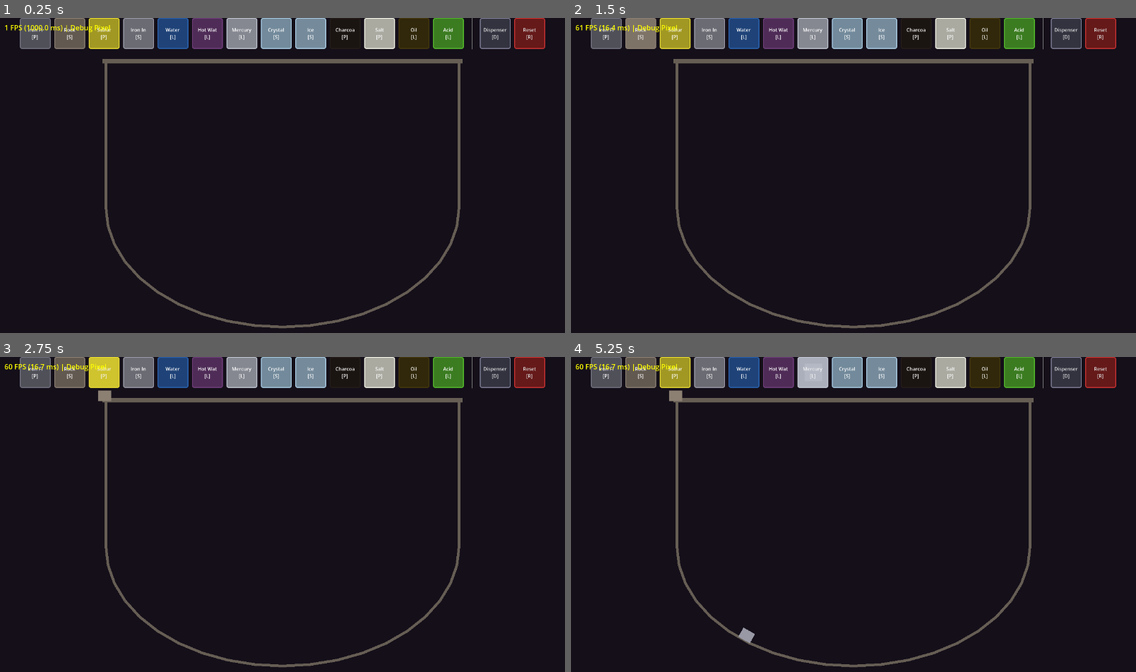
Above: before the commit, frames 1-4 (two rows, left to right).
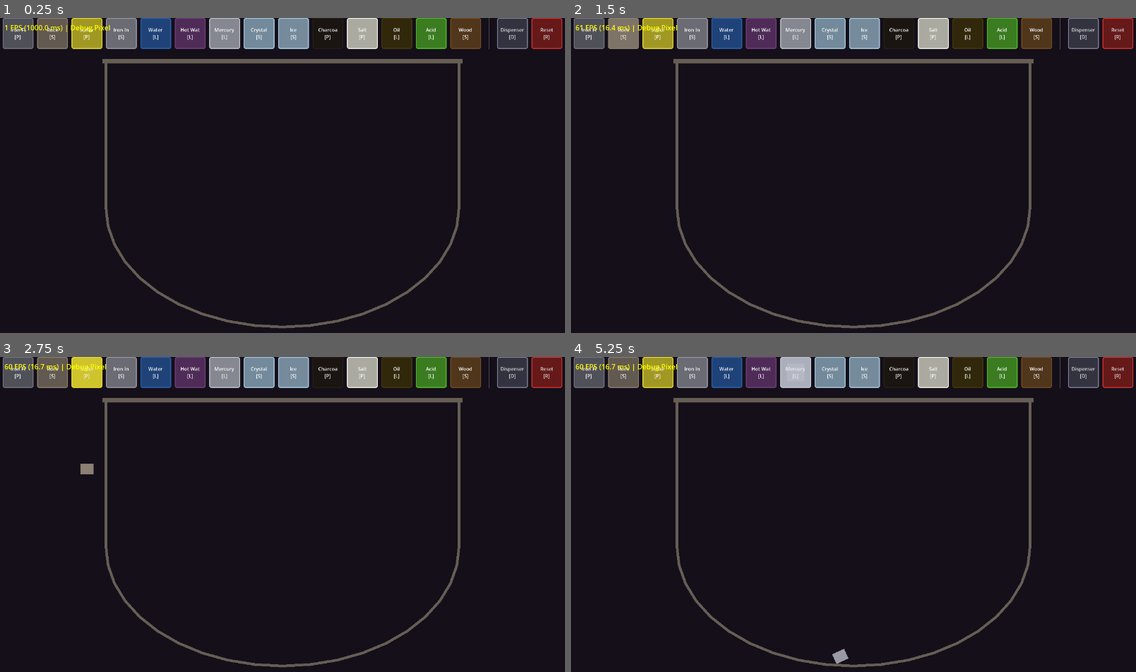
Above: after the commit, the same moments.

Repository: zholobov/alchemy-proto
Game: Godot game, scene res://src/main.tscn
The game is run twice, just before and just after one commit, with the same random seed, the same clock (stepped at 60 frames per second) and the same inputs.
Inputs:
- Up to frame 1 (0.25 s): no input
- Up to frame 2 (1.5 s): click "Iron Fi [P]" at 0.5 s; click "Rock [S]" at 1.25 s
- Up to frame 3 (2.75 s): click "Sulfur [P]" at 2 s
- Up to frame 4 (5.25 s): click "Iron In [S]" at 2.75 s; click "Water [L]" at 3.5 s; click "Hot Wat [L]" at 4.25 s; click "Mercury [L]" at 5 s

The runs differ from the first frame. In frame 1, 6.0% of the frame differs, in the area x 0-100%, y 0-11%; in frame 2, 6.2%; in frame 3, 6.1%; in frame 4, 6.4%, in the area x 0-100%, y 0-98%.
Error in both runs: Cannot call method 'buffer_update' on a null value. (res://src/simulation/particle_fluid_solver.gd:401)

Commit message:
feat(substance): add Wood substance with polygon shape
Irregular pentagon shape, flammable solid (density 0.65, flash_point 200).
Bump gpu_simulation MAX_SUBSTANCES from 16 to 32 to accommodate the 16th
substance — old limit caused out-of-bounds on the substance table SSBO.

Co-Authored-By: Claude Opus 4.6 (1M context) <noreply@anthropic.com>

Diff:
--- /dev/null
+++ b/data/substances/wood.tres
@@ -0,0 +1,31 @@
+[gd_resource type="Resource" script_class="SubstanceDef" load_steps=2 format=3]
+
+[ext_resource type="Script" path="res://src/substance/substance_def.gd" id="1"]
+
+[resource]
+script = ExtResource("1")
+substance_name = "Wood"
+phase = 0
+density = 0.65
+viscosity = 1.0
+flip_ratio = 0.95
+polygon = PackedVector2Array(-16, -10, 18, -12, 16, 11, -4, 13, -18, 8)
+melting_point = 1000.0
+boiling_point = 2000.0
+flash_point = 200.0
+conductivity_thermal = 0.03
+flammability = 0.8
+burn_rate = 0.5
+energy_density = 0.5
+burn_products = []
+acidity = 7.0
+oxidizer_strength = 0.0
+reducer_strength = 0.1
+volatility = 0.0
+conductivity_electric = 0.0
+magnetic_permeability = 0.0
+base_color = Color(0.45, 0.3, 0.15, 1)
+opacity = 1.0
+luminosity = 0.0
+luminosity_color = Color(1, 1, 1, 1)
+glow_intensity = 0.0
--- a/src/simulation/gpu_simulation.gd
+++ b/src/simulation/gpu_simulation.gd
@@ -43,7 +43,7 @@
 
 # Substance table constants
 const SUBSTANCE_STRIDE := 12
-const MAX_SUBSTANCES := 16
+const MAX_SUBSTANCES := 32
 
 
 func setup(w: int, h: int, boundary_mask: PackedByteArray) -> void:
--- a/src/substance/substance_registry.gd
+++ b/src/substance/substance_registry.gd
@@ -24,6 +24,7 @@
 	"res://data/substances/acid.tres",
 	"res://data/substances/flammable_gas.tres",
 	"res://data/substances/steam.tres",
+	"res://data/substances/wood.tres",
 ]
 
 var substances: Array[SubstanceDef] = []
